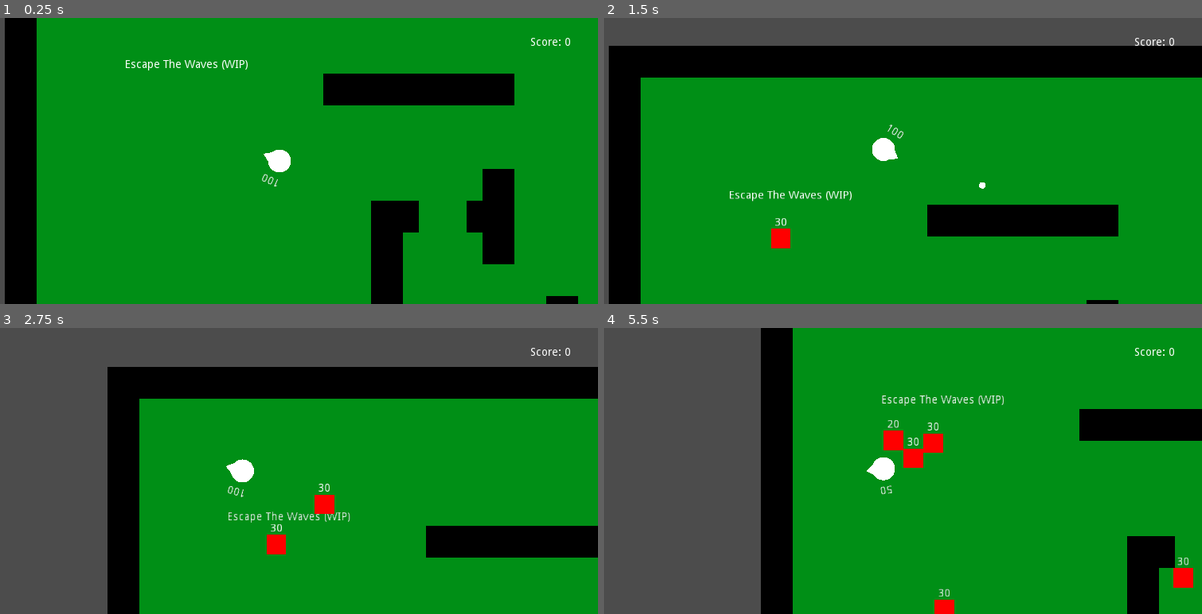
Above: before the commit, frames 1-4 (two rows, left to right).
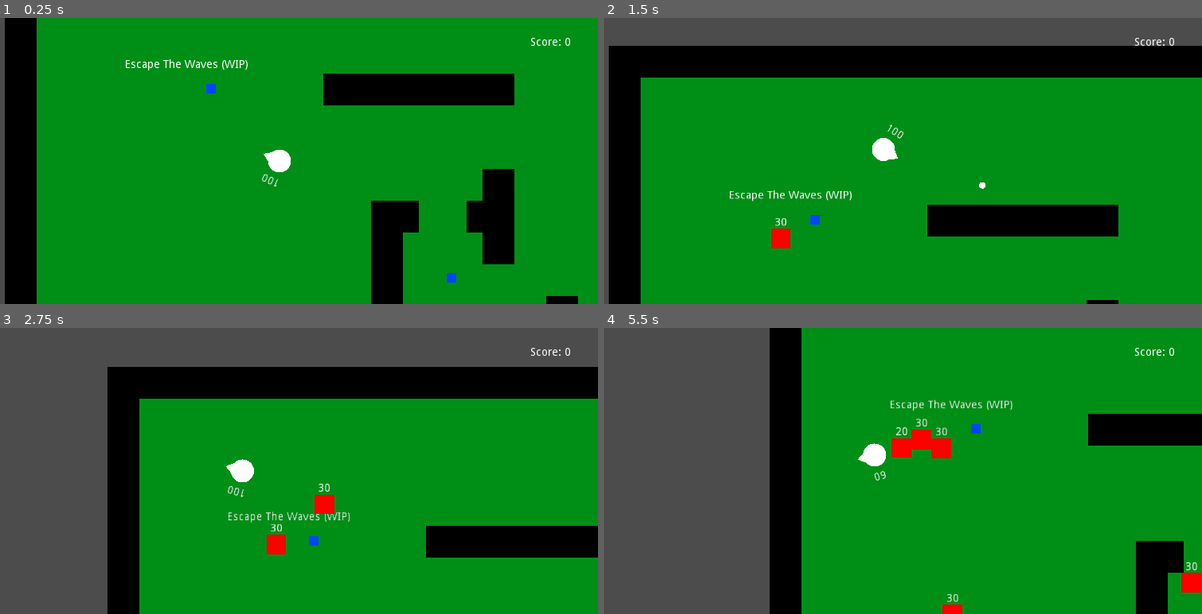
Above: after the commit, the same moments.

Repository: EmilienLeroy/EscapeTheWave
Game: Godot game, scene res://main.tscn
Same seed, same stepped clock (60 frames per second), same inputs: the game is played once before the commit and once after it.
Inputs (mouse positions are in pixels of both pictures, inside the frame that each line leads up to):
- Up to frame 1 (0.25 s): no input
- Up to frame 2 (1.5 s): tap Enter at 0.5 s; move the mouse to (849, 218) at 0.52 s; hold Up (ui_up) 0.53-1.25 s; click (849, 218) at 0.67 s; drag from (1076, 203) to (783, 212) at 1.27 s
- Up to frame 3 (2.75 s): move the mouse to (89, 428) at 2.02 s; hold Left (ui_left) from 2.03 s (still down)
- Up to frame 4 (5.5 s): release Left (ui_left) at 2.75 s; drag from (914, 471) to (693, 428) at 2.77 s; move the mouse to (789, 399) at 3.52 s; hold Down (ui_down) 3.53-4.25 s; drag from (1022, 456) to (897, 402) at 4.27 s; move the mouse to (753, 485) at 5.02 s; hold Up (ui_up) from 5.03 s (still down); click (753, 485) at 5.17 s

The runs differ from the first frame. In frame 1, 0.1% of the frame differs, in the area x 34-77%, y 23-93%; in frame 2, less than 0.1%; in frame 3, less than 0.1%; in frame 4, 7.0%, in the area x 26-100%, y 0-100%.

Commit message:
✨ Add life item to healing the player

Diff:
--- /dev/null
+++ b/entities/items/life/life.gd
@@ -0,0 +1,14 @@
+extends Area2D
+
+export var value = 10;
+
+func _ready():
+	connect("body_entered", self, "on_body_enter");
+	pass;
+
+func on_body_enter(body):
+	if (!body.has_method('healing')):
+		return;
+
+	body.healing(value);
+	queue_free();
--- /dev/null
+++ b/entities/items/life/life.tscn
@@ -0,0 +1,20 @@
+[gd_scene load_steps=4 format=2]
+
+[ext_resource path="res://entities/items/life/life.gd" type="Script" id=1]
+
+[sub_resource type="QuadMesh" id=2]
+
+[sub_resource type="RectangleShape2D" id=1]
+extents = Vector2( 6, 6 )
+
+[node name="Life" type="Area2D"]
+script = ExtResource( 1 )
+
+[node name="Texture" type="MeshInstance2D" parent="."]
+modulate = Color( 0, 0.27451, 1, 1 )
+position = Vector2( -5.96046e-08, -5.96046e-08 )
+scale = Vector2( 12, 12 )
+mesh = SubResource( 2 )
+
+[node name="Collision" type="CollisionShape2D" parent="."]
+shape = SubResource( 1 )
--- a/entities/player/player.gd
+++ b/entities/player/player.gd
@@ -8,9 +8,11 @@
 export (NodePath) var control_path;
 onready var control: ControlTouch = get_node(control_path);
 
-var speed = 250;
-var life = 100;
-var shoot_interval = 10;
+export var speed = 250;
+export var life = 100;
+export var max_life = 100;
+export var shoot_interval = 10;
+
 var velocity = Vector2();
 
 func _ready():
@@ -77,6 +79,15 @@
 		emit_signal('game_over');
 		queue_free();
 
+func healing(value: int):
+	var new_life = life + value;
+
+	if (max_life < new_life):
+		return;
+
+	life = new_life;
+	set_life(life);
+
 func set_life(life: int):
 	$Life.text = str(life);
 
--- a/scenes/single/single.tscn
+++ b/scenes/single/single.tscn
@@ -6,6 +6,7 @@
 [ext_resource path="res://entities/camera/camera.tscn" type="PackedScene" id=4]
 [ext_resource path="res://entities/control/control.tscn" type="PackedScene" id=5]
 [ext_resource path="res://scenes/single/single.gd" type="Script" id=6]
+[ext_resource path="res://entities/items/life/life.tscn" type="PackedScene" id=7]
 
 [node name="Single" type="Node2D"]
 script = ExtResource( 6 )
@@ -43,6 +44,21 @@
 margin_bottom = 36.0
 text = "Escape The Waves (WIP)"
 
+[node name="Life" parent="." instance=ExtResource( 7 )]
+position = Vector2( 139, 59 )
+
+[node name="Life2" parent="." instance=ExtResource( 7 )]
+position = Vector2( 82, 499 )
+
+[node name="Life3" parent="." instance=ExtResource( 7 )]
+position = Vector2( 441, 297 )
+
+[node name="Life4" parent="." instance=ExtResource( 7 )]
+position = Vector2( 646, 65 )
+
+[node name="Life5" parent="." instance=ExtResource( 7 )]
+position = Vector2( 622, 619 )
+
 [node name="Spawn2" parent="." instance=ExtResource( 2 )]
 position = Vector2( 691, 96 )
 nav_path = NodePath("../Navigation2D")
Not shown: 1 places in scenes/single/single.tscn that only renumber resources
